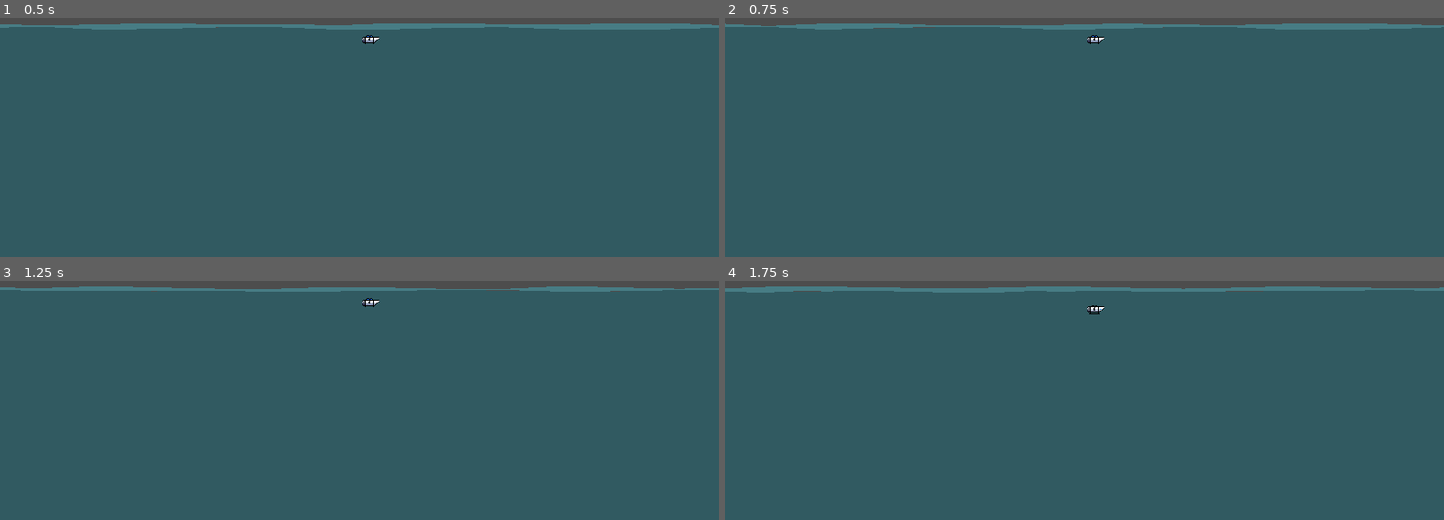
Above: before the commit, frames 1-4 (two rows, left to right).
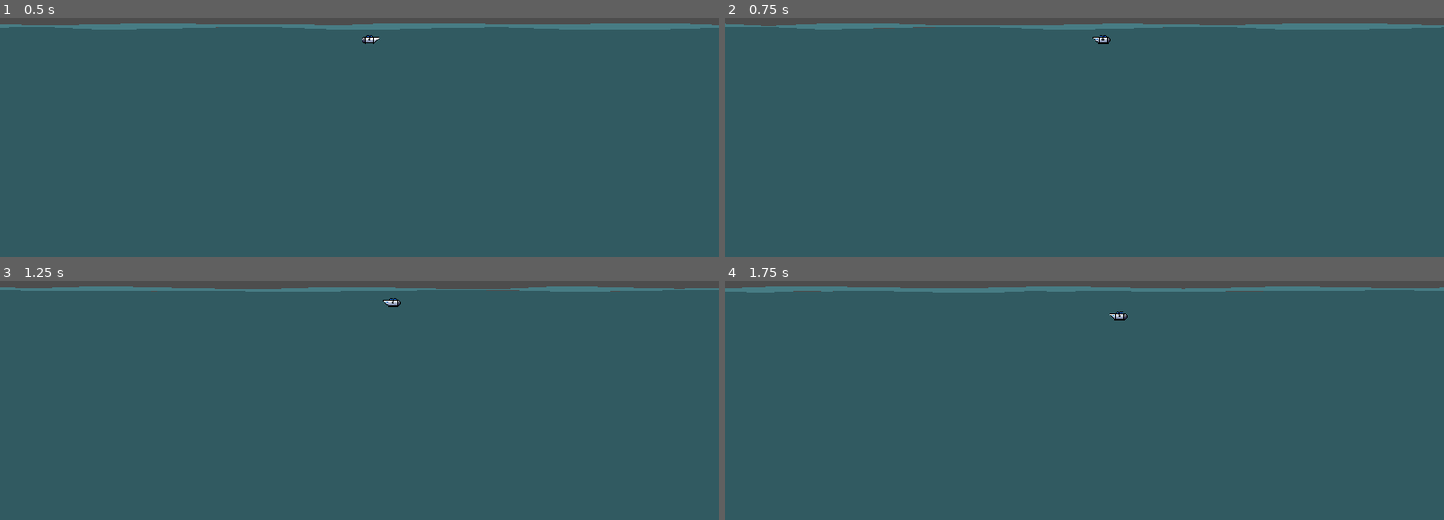
Above: after the commit, the same moments.

Repository: anomolyte/titanic_tourer
Game: Godot game, scene res://scenes/game.tscn
The game is run twice, just before and just after one commit, with the same random seed, the same clock (stepped at 60 frames per second) and the same inputs.
Inputs:
- Up to frame 1 (0.5 s): no input
- Up to frame 2 (0.75 s): hold D (move_right) from 0.53 s (still down)
- Up to frame 3 (1.25 s): keep holding D (move_right)
- Up to frame 4 (1.75 s): release D (move_right) at 1.28 s; hold S (move_down) from 1.28 s (still down)

Frame 1 is identical in both runs. In frame 2, less than 0.1% of the frame differs, in the area x 50-54%, y 7-11%; in frame 3, 0.1%; in frame 4, 0.1%, in the area x 50-56%, y 10-17%.

Commit message:
solved player input and sprite facing

Diff:
--- a/player/player.gd
+++ b/player/player.gd
@@ -1,11 +1,37 @@
 extends Area2D
 
+@onready var sprite = $Sprite2D
 
-const SPEED = 20
+const ACCELERATION = 40
+const DRAG = 10
 
 var velocity = Vector2(0,0)
 
+
+func _process(delta):
+	face_input_direction()
+
 func _physics_process(delta):
+
+	process_player_input()
+	player_movement()
+
+
+
+
+
+func process_player_input():
 	velocity.y = Input.get_axis("move_up", "move_down")
+	velocity.x = Input.get_axis("move_left", "move_right")
 
-	global_position += velocity * SPEED * delta
+	velocity.normalized()
+
+func face_input_direction():
+	if velocity.x > 0:
+		sprite.flip_h = true
+	elif velocity.x < 0:
+		sprite.flip_h = false
+
+
+func player_movement():
+	global_position += velocity * ACCELERATION * get_physics_process_delta_time()
--- a/scenes/game.tscn
+++ b/scenes/game.tscn
@@ -28,7 +28,7 @@
 
 [node name="ocean surface" type="MeshInstance2D" parent="Environment"]
 modulate = Color(0.278431, 0.486275, 0.517647, 1)
-z_index = -11
+z_index = 5
 material = SubResource("ShaderMaterial_2kl2y")
 position = Vector2(480, 232)
 mesh = SubResource("QuadMesh_dfnhm")
